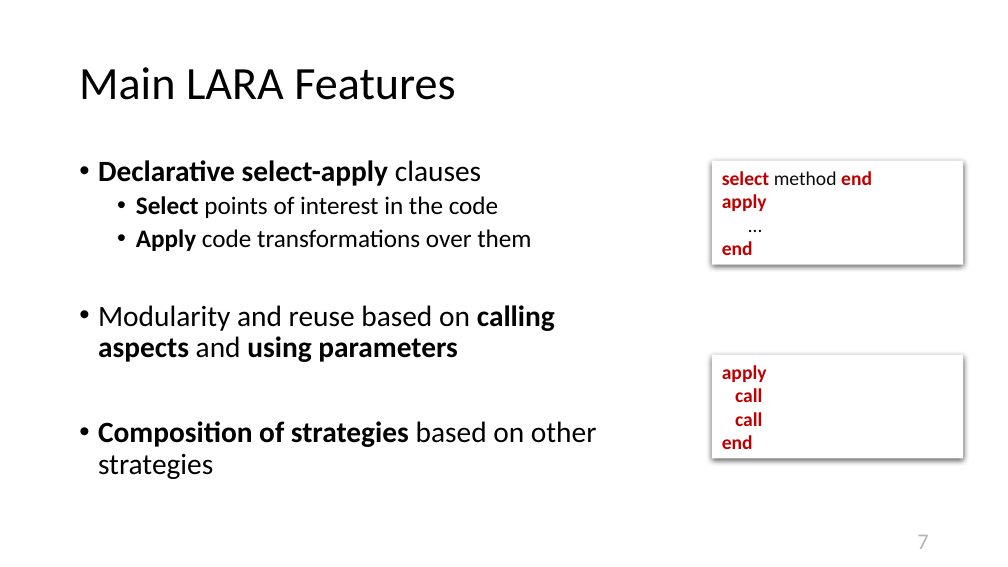
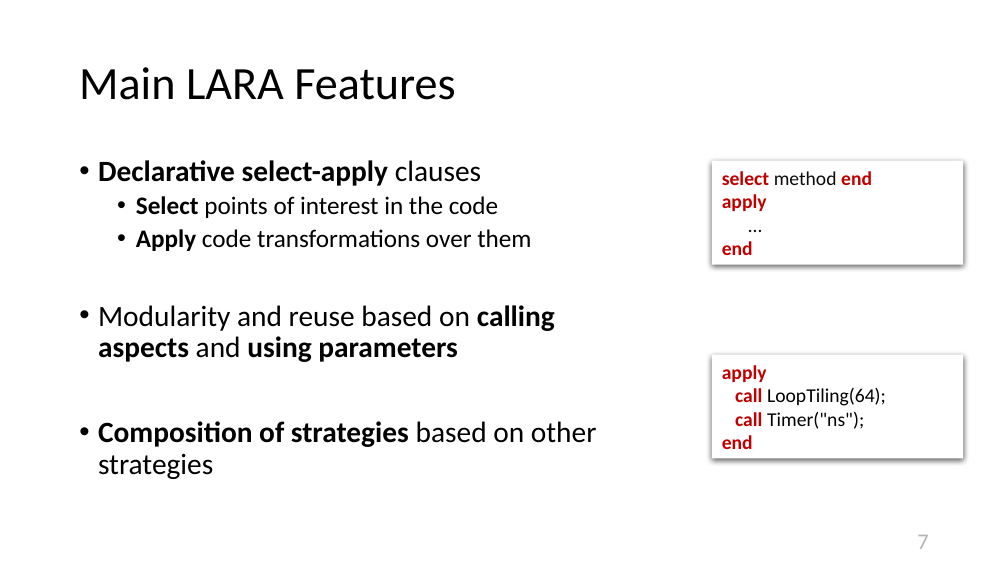
Before and after one commit to specs-feup/specs-lara, a slide deck: slide 7 of 2018-PACT/Clava-Tutorial-Intro.pptx. Drawn at 1008x567 pixels with LibreOffice and Linux fonts; fonts in the diff are those of the drawing. Boxes give left, top, right and bottom in pixels: in the first picture for what was removed or moved away, otherwise in the second. Text is boxed around its words. In the diff, an @@ line names an element or a change of style, - is before the commit and + after.

```diff
--- a/2018-PACT/Clava-Tutorial-Intro.pptx
+++ b/2018-PACT/Clava-Tutorial-Intro.pptx
@@ text in rectangle at (x1=735, y1=388, x2=886, y2=429): text colour #FFFFFF to #000000 in "LoopTiling(64);", "Timer("ns");" @@
```
Also in this commit, not shown: 7 other slides changed, 1 other file.
